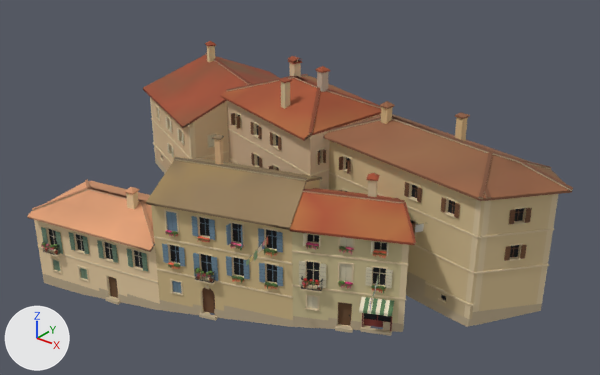
What one commit did to the glTF model games/yorimichi/assets/belmonte/meshes/SM_BM_BT_blk_23.glb.
The view is the same before and after, from a 50 mm camera at (43.4, -53.3, 42.5) aimed at (0.6, 0.2, 9.4). The axes (+X, +Y, +Z) are drawn at lower left. The lights are the same throughout. The first picture is the older version. Vertices at exactly the same position are counted once.

The first picture shows 'SM_BM_BT_blk_23'.
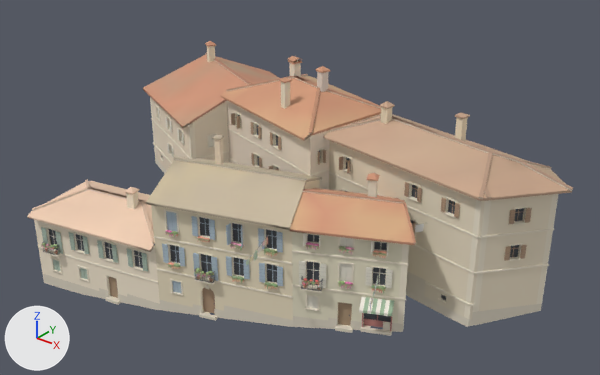
Location of each change, [x1, y1, x2, y2] in pixels of the pictures (600 x 375 px):
part 1 of me_sm_bt_blk_23, recoloured (beige to pale yellow): [27, 41, 573, 320] in both
part 2 of me_sm_bt_blk_23, recoloured (lighter): [28, 44, 569, 336] in both

The change, as a list of edits to the scene's bpy script:
```text
Change me_sm_bt_blk_23:
    where me_sm_bt_blk_23.from_pydata(...)  # 18150 vertices, 20661 faces; spans x -23.6..24.3, y -16.1..16.1, z -0.8..19.6
    used by ob_sm_bm_bt_blk_23; location = (0.0, 0.0, 0.0)
    me_sm_bt_blk_23 part 1: 5234 faces centred in x -23.5..24.2, y -15.9..16.0, z 0.5..19.3 are repainted in the vertex colours; the middle colour goes from beige #d5ba91 to pale yellow #ecdec7
    me_sm_bt_blk_23 part 2: 15427 faces centred in x -23.4..23.5, y -15.8..16.0, z -0.7..19.2 are repainted in the vertex colours; the middle colour goes from beige #d5ba92 to pale yellow #ecdec7
```
